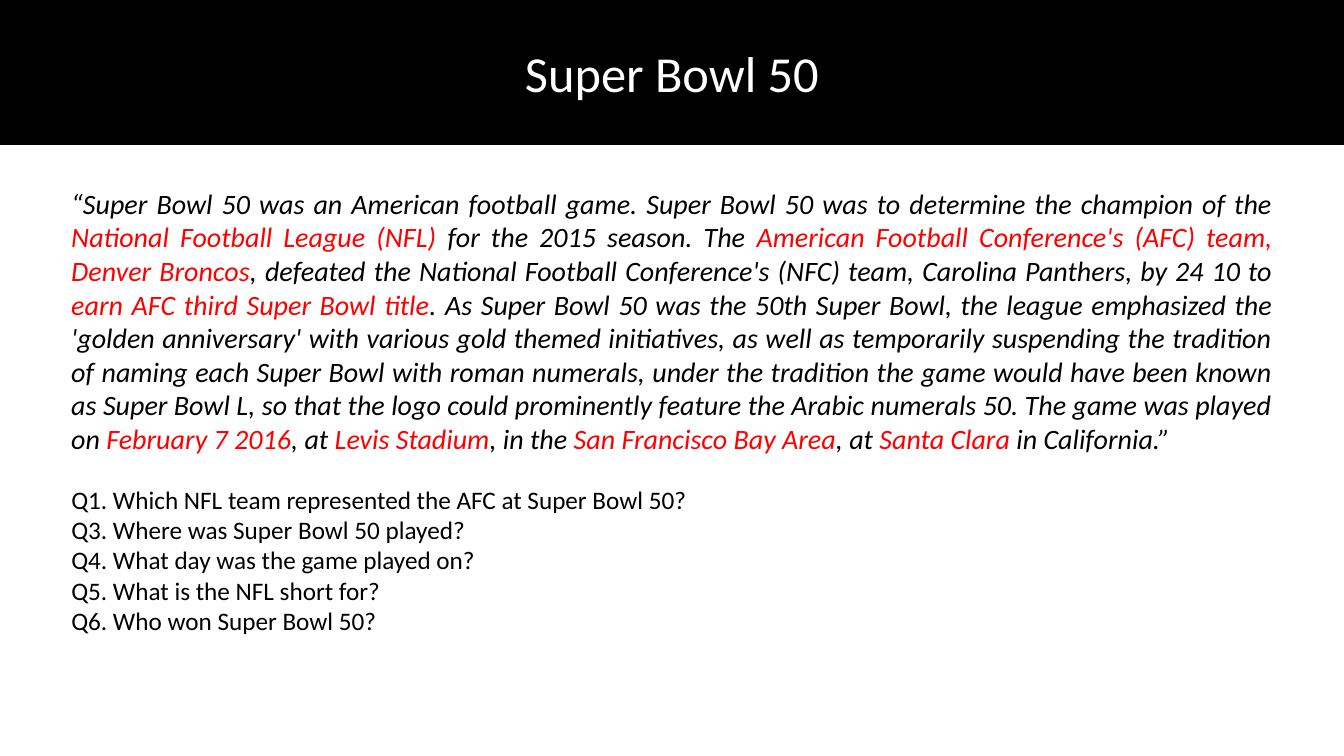
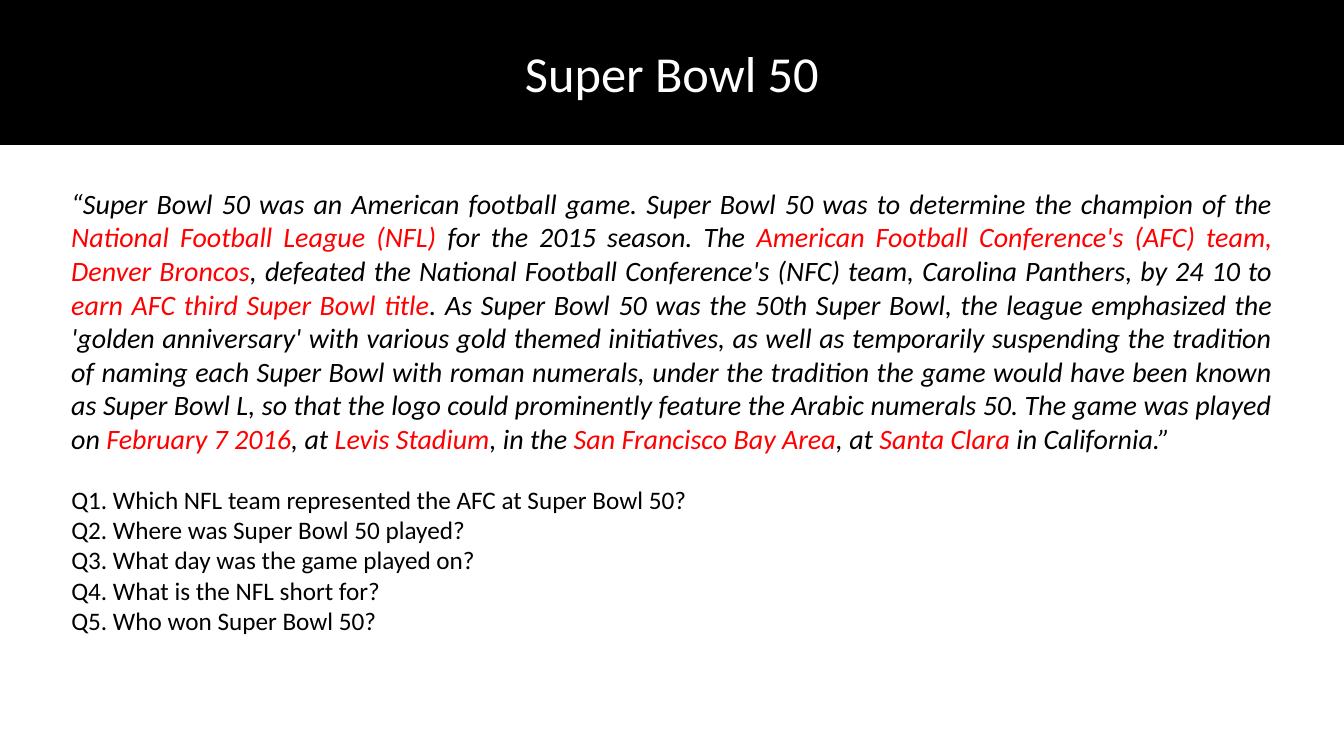
Before and after one commit to DhruvaPendharkar/thesis-project, a slide deck: slide 40 of Notes/ThesisPresentation.pptx (slide 41 before the commit). Drawn at 1344x756 pixels with LibreOffice and Linux fonts; fonts in the diff are those of the drawing. Boxes give left, top, right and bottom in pixels: in the first picture for what was removed or moved away, otherwise in the second. Text is boxed around its words. In the diff, an @@ line names an element or a change of style, - is before the commit and + after.

```diff
--- a/Notes/ThesisPresentation.pptx
+++ b/Notes/ThesisPresentation.pptx
@@ text at (x1=71, y1=521, x2=474, y2=634): text changed @@
-Q3. Where was Super Bowl 50 played?
-Q4. What day was the game played on?
-Q5. What is the NFL short for?
-Q6. Who won Super Bowl 50?
+Q2. Where was Super Bowl 50 played?
+Q3. What day was the game played on?
+Q4. What is the NFL short for?
+Q5. Who won Super Bowl 50?
```
Also in this commit, not shown: 2 other slides changed, 3 slides removed.
